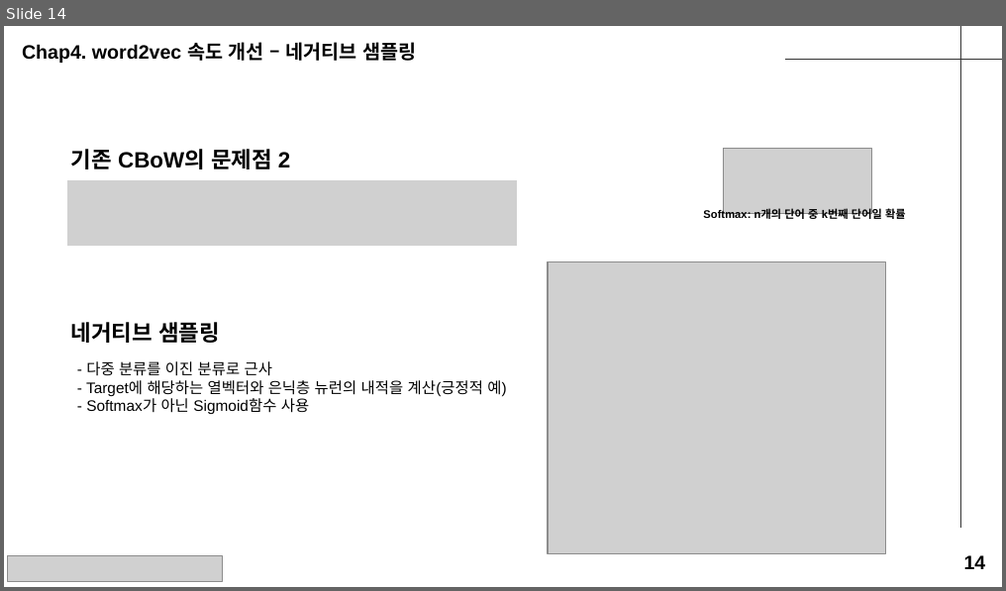
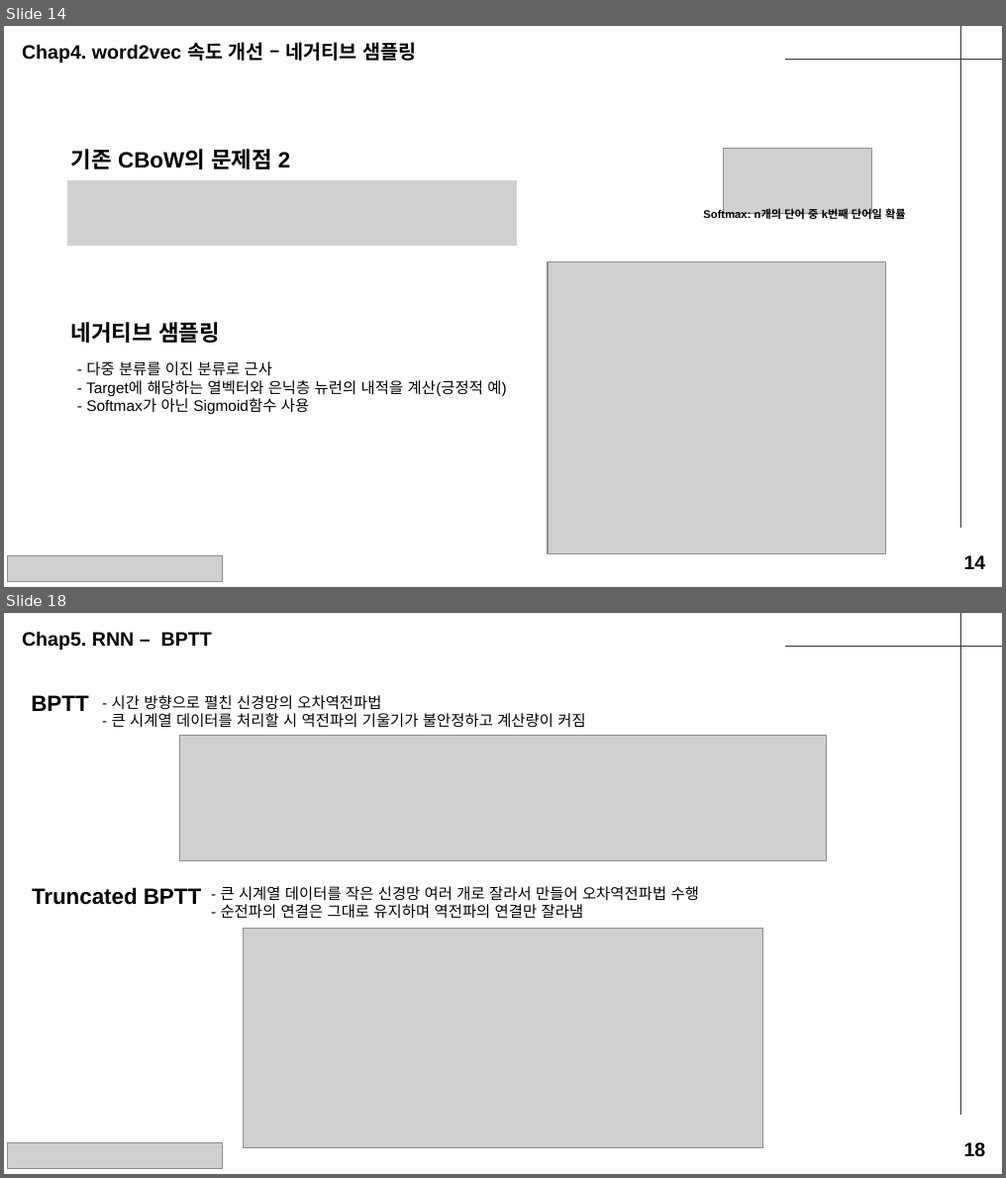
Before and after one commit to seungdeng/Deep-Learning-from-Scratch, a slide deck: study/발표자료/20250220_밑딥2_이승건_chap234발표자료.pptx. Shown one above the other, each under a label of ours: slide 14 before the commit, slides 14 and 18 after it; the slides between them are not shown. The pictures are 1006x591 and 1006x1178 pixels, drawn with LibreOffice and Linux fonts; fonts in the diff are those of the drawing; grey boxes stand for pictures. Boxes give left, top, right and bottom in pixels: in the first picture for what was removed or moved away, otherwise in the second. Text is boxed around its words. In the diff, an @@ line names an element or a change of style, - is before the commit and + after.

```diff
--- a/study/발표자료/20250220_밑딥2_이승건_chap234발표자료.pptx
+++ b/study/발표자료/20250220_밑딥2_이승건_chap234발표자료.pptx
@@ slide 18 added at <box>4,613,1002,1174</box>, background #FFFFFF; not listed: 2 template elements that a slide beside it also shows @@
@@ text added at <box>22,631,212,650</box>, 14 pt, text #000000, bold @@
+Chap5. RNN – BPTT
@@ text added at <box>31,695,88,711</box>, 16 pt, text #000000, bold @@
+BPTT
@@ text added at <box>112,695,585,728</box>, 11 pt, text #000000 @@
+- 시간 방향으로 펼친 신경망의 오차역전파법
+- 큰 시계열 데이터를 처리할 시 역전파의 기울기가 불안정하고 계산량이 커짐
@@ picture added at <box>179,736,827,861</box> @@
@@ text added at <box>32,887,201,905</box>, 16 pt, text #000000, bold @@
+Truncated BPTT
@@ text added at <box>221,886,699,919</box>, 11 pt, text #000000 @@
+- 큰 시계열 데이터를 작은 신경망 여러 개로 잘라서 만들어 오차역전파법 수행
+- 순전파의 연결은 그대로 유지하며 역전파의 연결만 잘라냄
@@ picture added at <box>243,929,762,1148</box> @@
@@ picture added at <box>8,1144,222,1168</box> @@
@@ text added at <box>964,1143,986,1157</box>, 14 pt, text #000000, bold @@
+18
```
Also in this commit, not shown: 3 slides changed, 6 other slides added, 3 slides removed, 1 other file.
